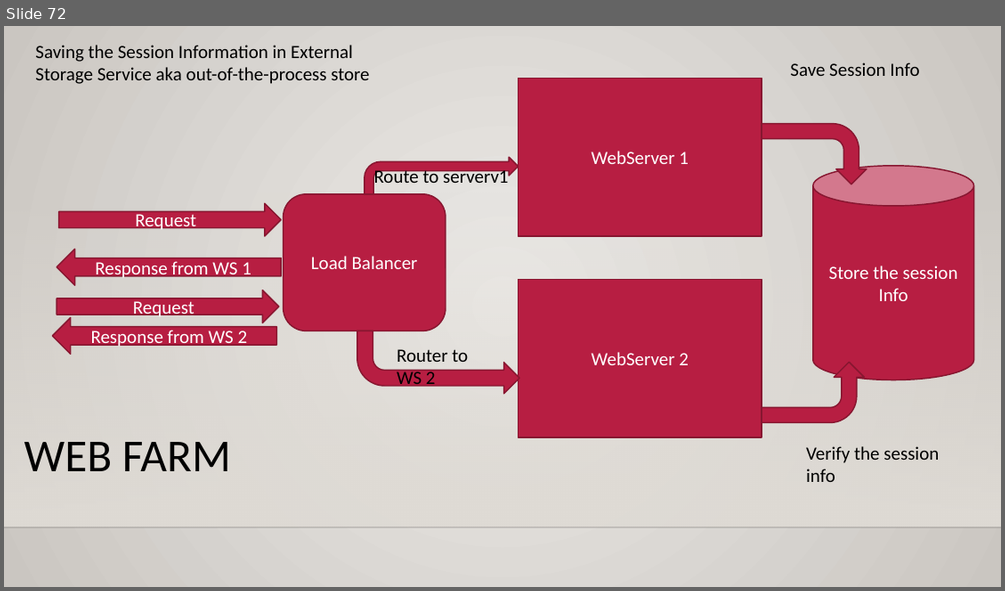
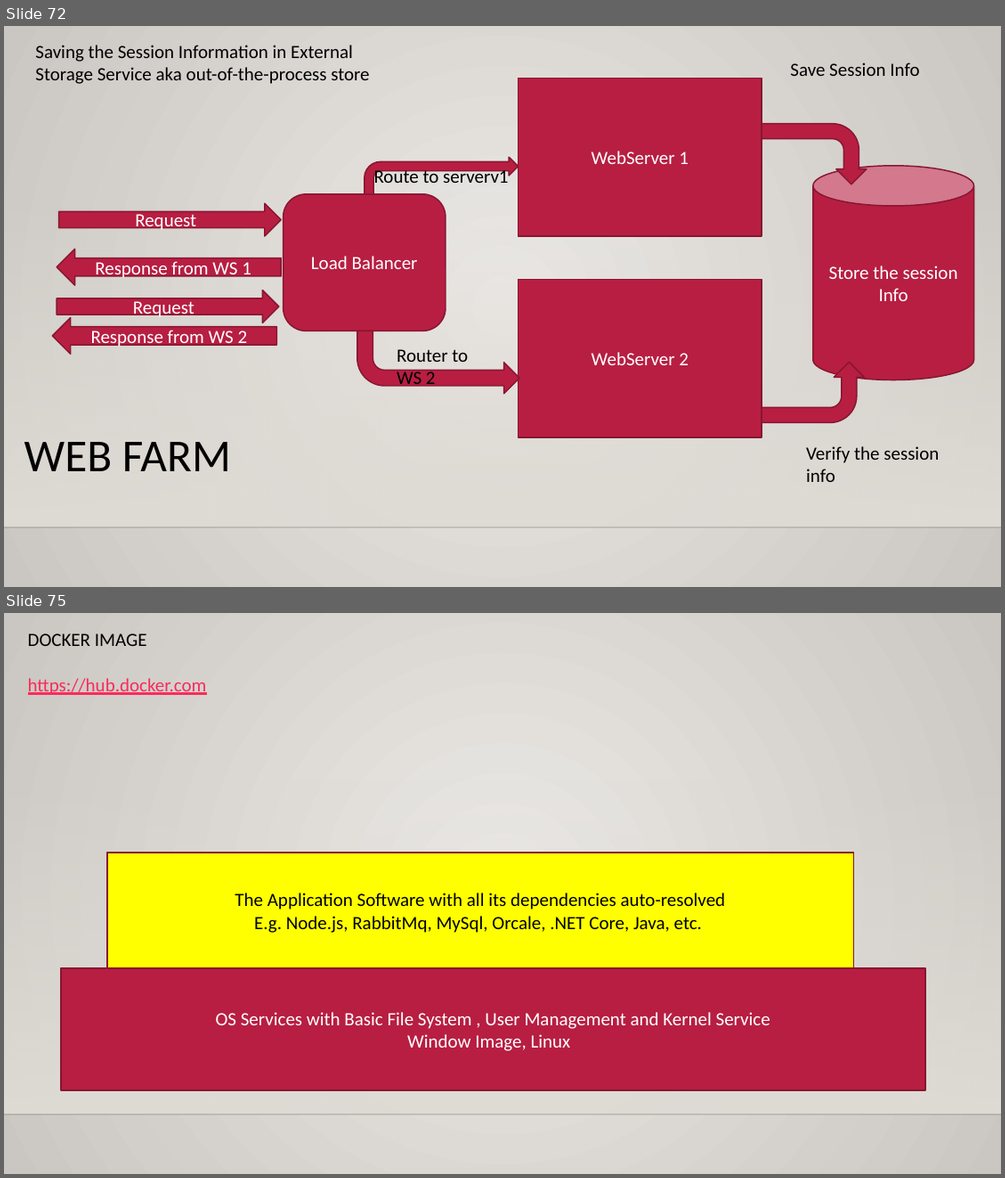
Before and after one commit to maheshsabnis/blazejan2021, a slide deck: Training_Notes_PPTs.pptx. Shown one above the other, each under a label of ours: slide 72 before the commit, slides 72 and 75 after it; the slides between them are not shown. The pictures are 1005x591 and 1005x1178 pixels, drawn with LibreOffice and Linux fonts; fonts in the diff are those of the drawing; background and template pictures are left out. Boxes give left, top, right and bottom in pixels: in the first picture for what was removed or moved away, otherwise in the second. Text is boxed around its words. In the diff, an @@ line names an element or a change of style, - is before the commit and + after.

Commit message:
Docker

```diff
--- a/Training_Notes_PPTs.pptx
+++ b/Training_Notes_PPTs.pptx
@@ slide 75 added at (4, 613, 1001, 1174), background gradient #ECEAE7 to #CAC7C1; not listed: 2 template elements that a slide beside it also shows @@
@@ text added at (28, 633, 207, 695), 18 pt, text #FA2B5C, underline @@
+DOCKER IMAGE
+https://hub.docker.com
@@ rectangle added at (107, 852, 853, 968), fill #FFFF00, outline #871631 1.25 pt, 18 pt, text #000000 @@
+The Application Software with all its dependencies auto-resolved
+E.g. Node.js, RabbitMq, MySql, Orcale, .NET Core, Java, etc.
@@ rectangle added at (61, 968, 925, 1090), fill #B71E42, outline #871631 1.25 pt, 18 pt, text #FFFFFF @@
+OS Services with Basic File System , User Management and Kernel Service
+Window Image, Linux
```
Also in this commit, not shown: 3 other slides added, 1 other file.
